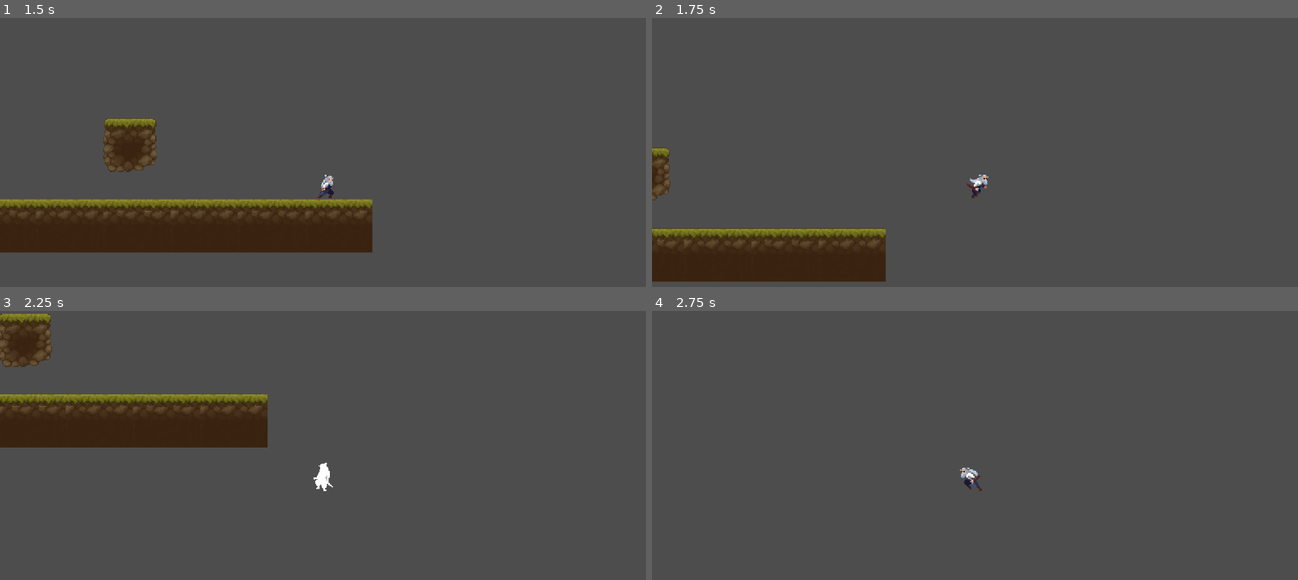
Above: before the commit, frames 1-4 (two rows, left to right).
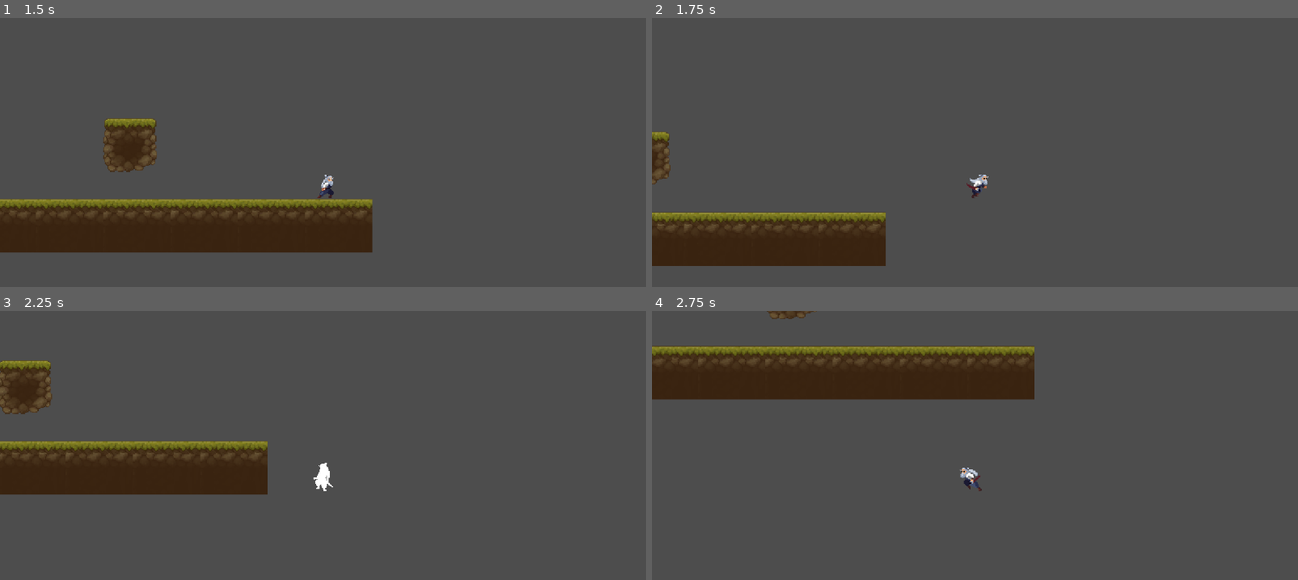
Above: after the commit, the same moments.

Repository: ali1x3/Baked_Potato
Game: Godot game, scene res://scenes/game.tscn
Same seed, same stepped clock (60 frames per second), same inputs: the game is played once before the commit and once after it.
Inputs (mouse positions are in pixels of both pictures, inside the frame that each line leads up to):
- Up to frame 1 (1.5 s): tap Enter at 0.5 s; move the mouse to (465, 182) at 0.52 s; hold Right (move_right) from 0.53 s (still down); right-click (465, 182) at 0.6 s; click (465, 182) at 0.67 s; tap Space (jump) at 0.77 s; move the mouse to (193, 217) at 1.27 s; click (193, 217) at 1.35 s
- Up to frame 2 (1.75 s): keep holding Right (move_right); tap Space (jump) at 1.52 s; right-click (845, 217) at 1.55 s
- Up to frame 3 (2.25 s): move the mouse to (387, 413) at 2.02 s; release Right (move_right) at 2.03 s; hold A (move_left) from 2.03 s (still down); right-click (387, 413) at 2.1 s
- Up to frame 4 (2.75 s): keep holding A (move_left)

Frame 1 is identical in both runs. In frame 2, 6.0% of the frame differs, in the area x 0-37%, y 42-98%; in frame 3, 18%, in the area x 0-42%, y 0-69%; in frame 4, 12%.

Commit message:
idk what

Diff:
--- a/src/player/character_body_2d.gd
+++ b/src/player/character_body_2d.gd
@@ -68,6 +68,9 @@
 
 
 func apply_physics(delta: float):
+	if animations.animation == "dodge":
+		velocity.y = 0
+		return
 	if not is_on_floor():
 		if velocity.y > 0:
 			velocity += gravity_vector * delta
